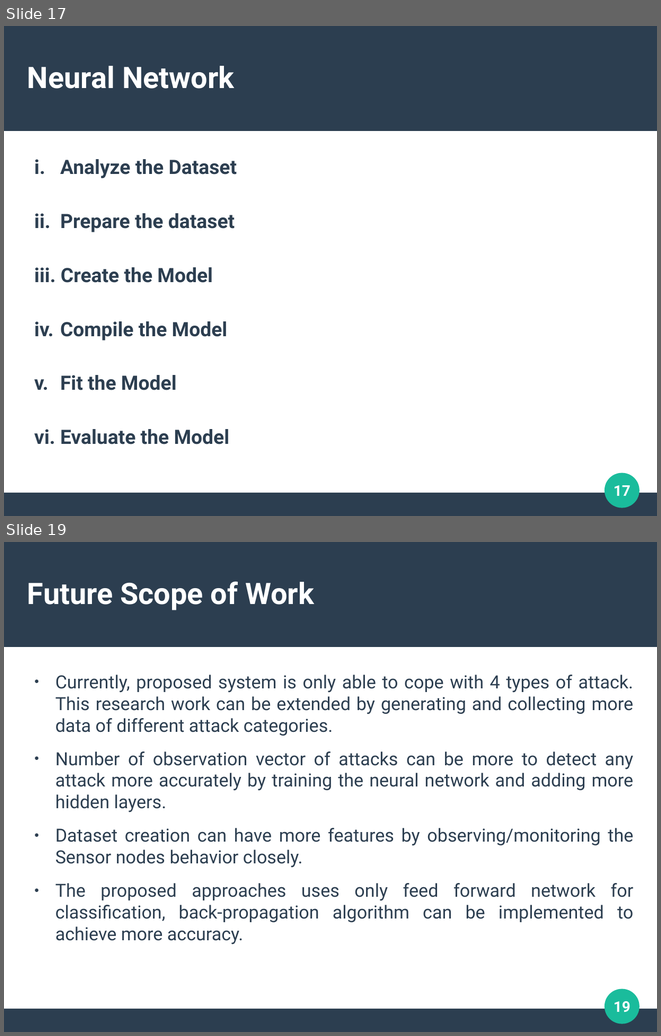
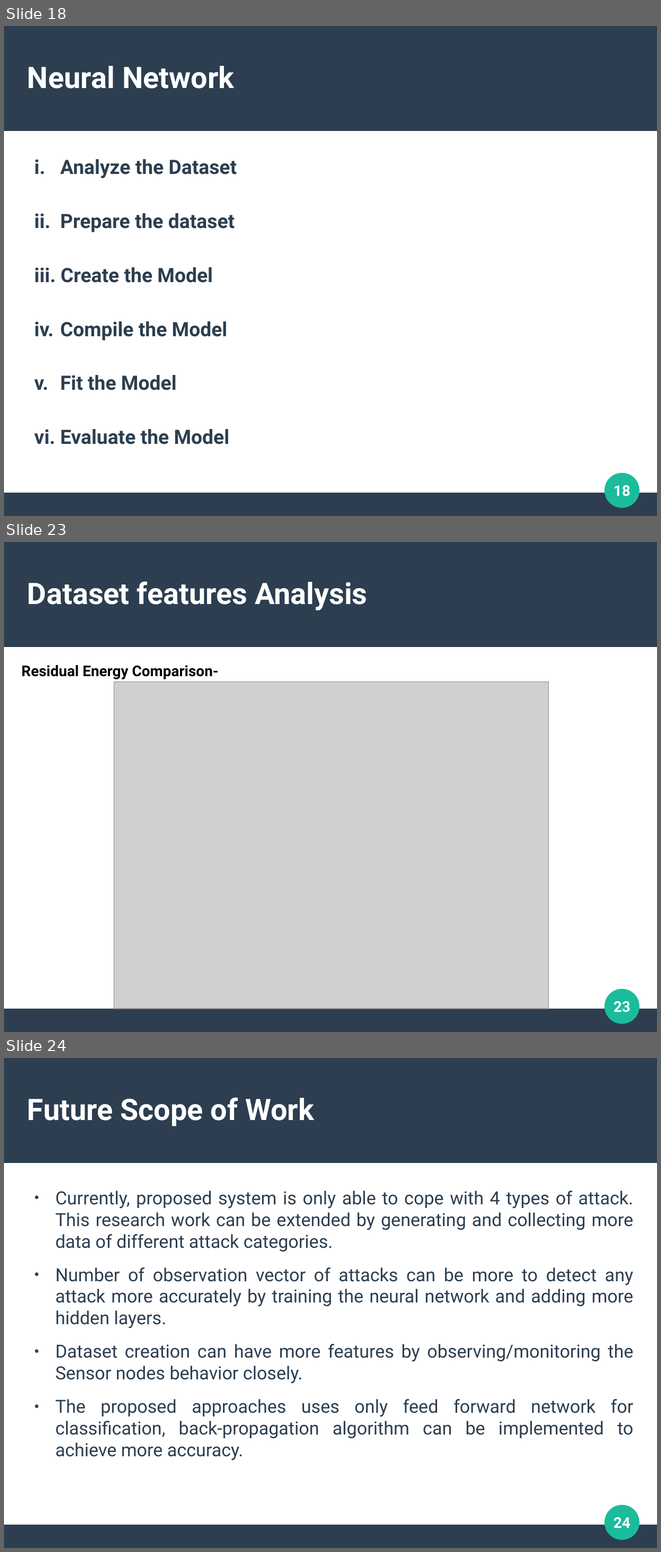
Before and after one commit to mysterious-29/Thesis, a slide deck: PPT/Final.odp. Shown one above the other, each under a label of ours: slides 17 and 19 before the commit, slides 18, 23 and 24 after it; the slides between them are not shown. The pictures are 661x1036 and 661x1552 pixels, drawn with LibreOffice and Linux fonts; fonts in the diff are those of the drawing; grey boxes stand for pictures. Boxes give left, top, right and bottom in pixels: in the first picture for what was removed or moved away, otherwise in the second. Text is boxed around its words. In the diff, an @@ line names an element or a change of style, - is before the commit and + after.

```diff
--- a/PPT/Final.odp
+++ b/PPT/Final.odp
@@ slide 23 added at (4,542,657,1032), background #FFFFFF; not listed: 3 template elements that a slide beside it also shows @@
@@ title added at (27,581,368,610), 36 pt, text #FFFFFF, bold @@
+Dataset features Analysis
@@ text added at (21,665,219,679), 18 pt, text #000000, bold @@
+Residual Energy Comparison-
@@ picture added at (114,682,549,1009) @@
@@ page number added at (614,1001,630,1012), 18 pt, text #FFFFFF, bold @@
+23
@@ what was slide 17 is now slide 18 @@
@@ page number at (614,485,630,496): text changed @@
-17
+18
@@ what was slide 19 is now slide 24 @@
@@ page number at (614,1517,630,1528): text changed @@
-19
+24
```
Also in this commit, not shown: 7 slides changed, 6 other slides added, 2 slides removed, 3 other files.
